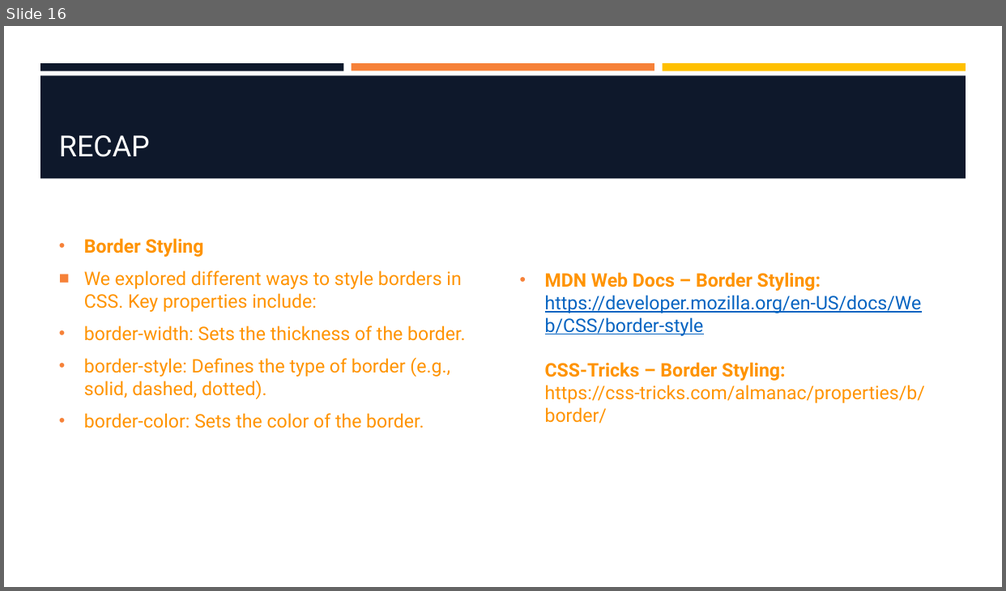
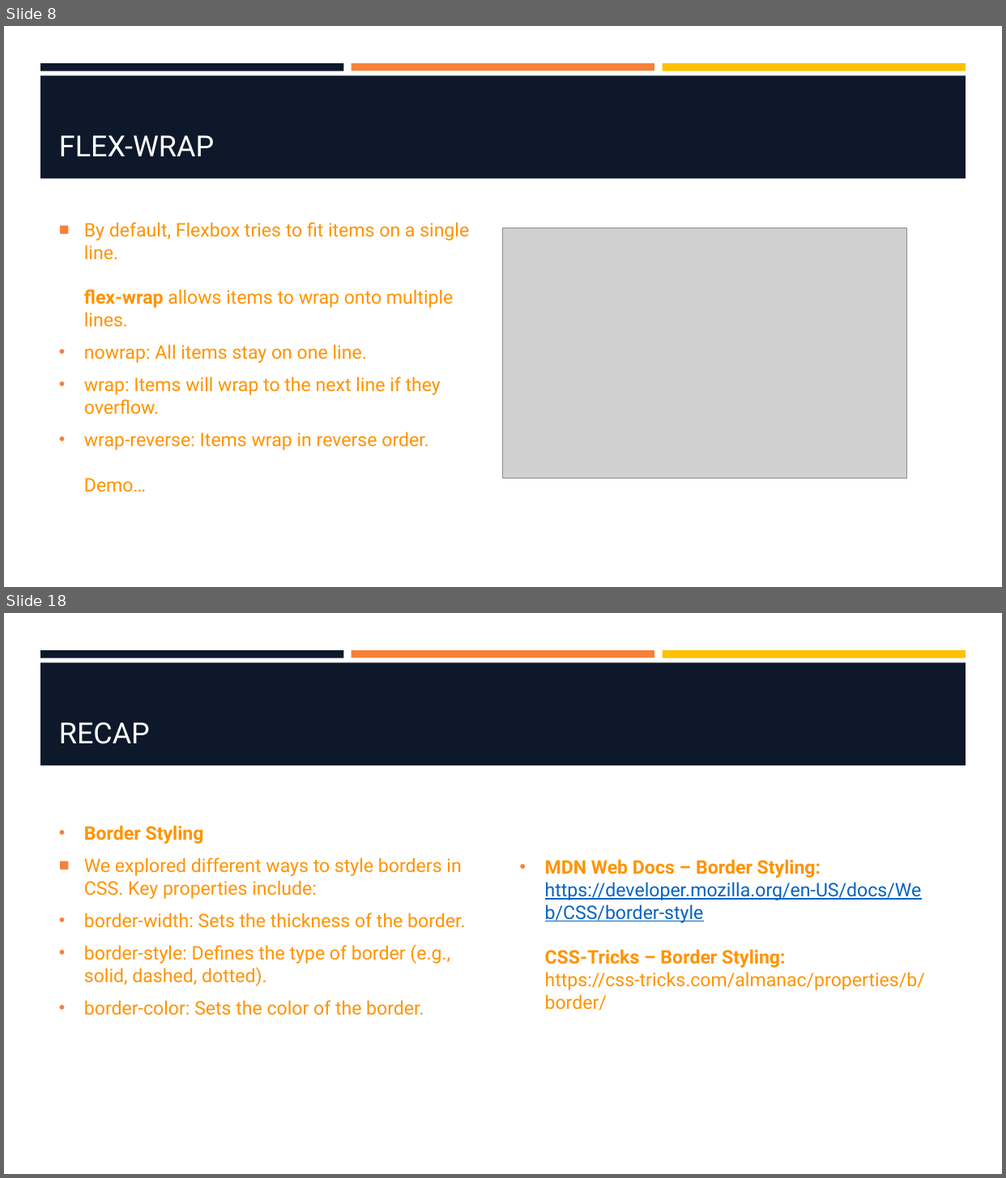
Before and after one commit to hawkeye1900/SBC-Sept24, a slide deck: week-2/W2-S3-FlexBox/W2-S3-FlexBox.pptx. Shown one above the other, each under a label of ours: slide 16 before the commit, slides 8 and 18 after it; the slides between them are not shown. The pictures are 1006x591 and 1006x1178 pixels, drawn with LibreOffice and Linux fonts; fonts in the diff are those of the drawing; grey boxes stand for pictures; background and template pictures are left out. Boxes give left, top, right and bottom in pixels: in the first picture for what was removed or moved away, otherwise in the second. Text is boxed around its words. In the diff, an @@ line names an element or a change of style, - is before the commit and + after.

```diff
--- a/week-2/W2-S3-FlexBox/W2-S3-FlexBox.pptx
+++ b/week-2/W2-S3-FlexBox/W2-S3-FlexBox.pptx
@@ slide 8 added at (4, 26, 1002, 587), background #FFFFFF; not listed: 4 template elements that a slide beside it also shows @@
@@ title added at (59, 135, 214, 156), 28 pt, text #FFFFFF @@
+FLEX-WRAP
@@ text added at (84, 222, 469, 493), 18 pt, text #FF9300 @@
+■ By default, Flexbox tries to fit items on a single line.
+  flex-wrap allows items to wrap onto multiple lines.
+• nowrap: All items stay on one line.
+• wrap: Items will wrap to the next line if they overflow.
+• wrap-reverse: Items wrap in reverse order.
+  Demo…
@@ picture added at (503, 228, 907, 479) @@
@@ what was slide 16 is now slide 18 @@
```
Also in this commit, not shown: 4 slides changed, 12 other slides added, 11 slides removed, 2 other files.
